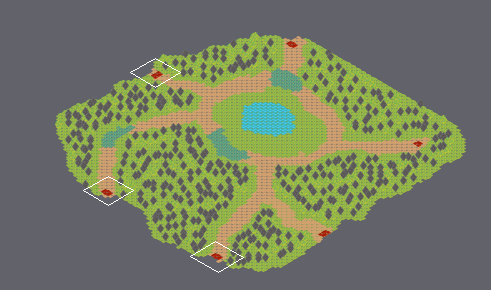
Tiled map, stored at hcg/resources/maps/maps/mushroom_map_1.tmx. Above, an overview of the earlier version with the close-up marked.
Close-up. As it was:
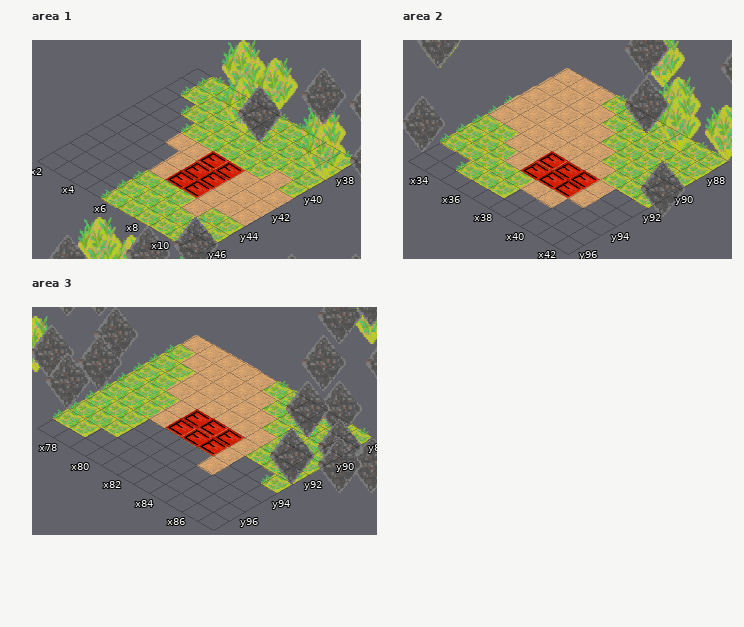
Cells are 55x32 px. Isometric: x runs down to the right, y down to the left. Shown: area 1 x 2..11, y 37..46; area 2 x 33..42, y 87..96; area 3 x 77..87, y 88..97. The commit also changed other parts of the map, which this record leaves out.
The same view after the edit:
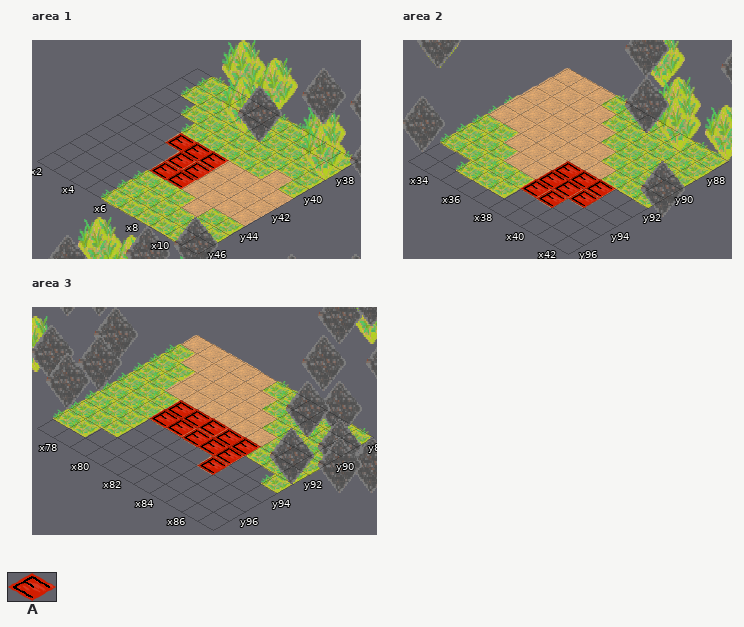
Key: from "exit": A 0.
_ is an empty cell.
Tiles replaced or removed in this view: A.
What changed:
Changed rows in their new state; . is an unchanged cell.
Layer "exit", area 1:
first column x 5:
41 AA
42 .A
43 .A
Layer "spiky-fungus", area 1:
first column x 8:
41 _
42 _
43 _
Layer "exit", area 2:
first column x 38:
92 ..A
93 ..A
94 AA.
Layer "spiky-fungus", area 2:
first column x 37:
92 _
93 _
Layer "exit", area 3:
first column x 80:
92 A...A
93 A...A
94 ....A
